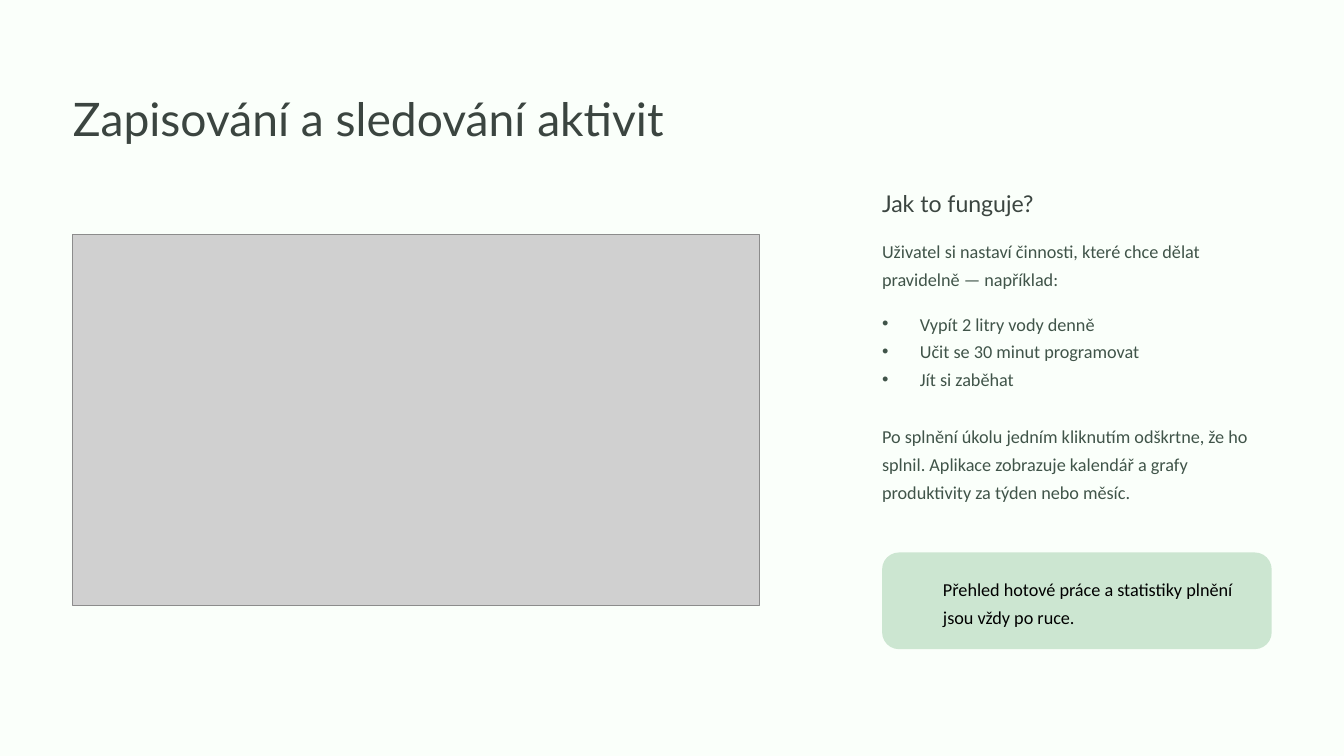
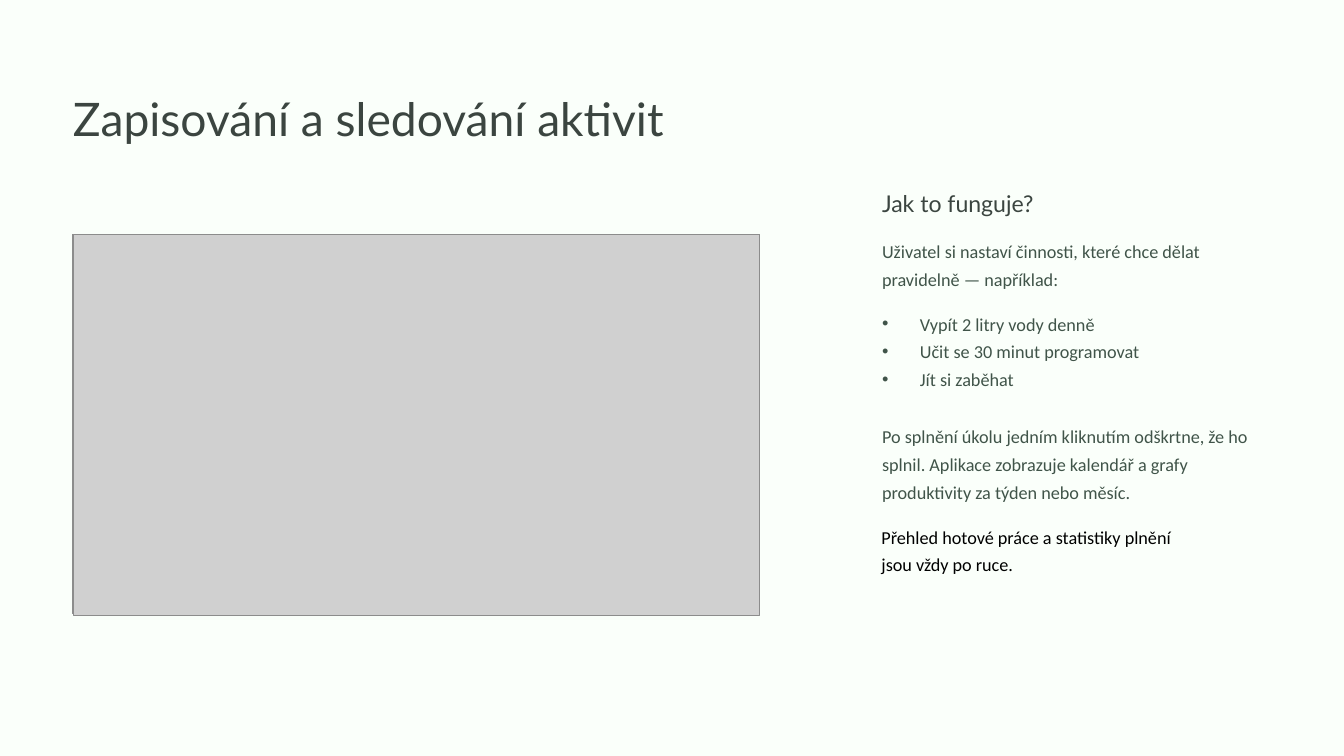
Before and after one commit to ravil-efndiev/SQL-RRD, a slide deck: slide 3 of Hbit_prezentace.pptx. Drawn at 1344x756 pixels with LibreOffice and Linux fonts; fonts in the diff are those of the drawing; grey boxes stand for pictures; background and template pictures are left out. Boxes give left, top, right and bottom in pixels: in the first picture for what was removed or moved away, otherwise in the second. Text is boxed around its words. In the diff, an @@ line names an element or a change of style, - is before the commit and + after.

Commit message:
update presentation

```diff
--- a/Hbit_prezentace.pptx
+++ b/Hbit_prezentace.pptx
@@ picture added at bbox=[73, 235, 759, 614] @@
@@ picture added at bbox=[74, 235, 760, 616] @@
@@ text "Přehled hotové práce a statistiky ...": place and size @@
-text "Přehled hotové práce a statistiky ..." at bbox=[943, 583, 1232, 627]
+text "Přehled hotové práce a statistiky ..." at bbox=[881, 531, 1171, 574]
@@ rounded rectangle removed at bbox=[882, 553, 1272, 649] @@
```
Also in this commit, not shown: 1 other slide changed, 1 other file.
